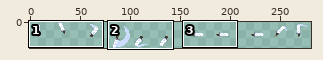
Sprite sheet: assets/sword.png. The picture above shows the old version from afar; the outline marks the close-up.
Close-up. Before:
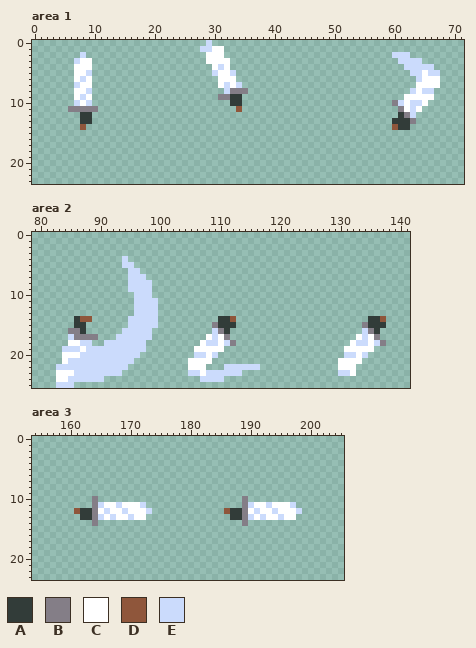
The file is 286x26 pixels. Shown: area 1: x 0..71, y 0..23; area 2: x 79..141, y 0..25; area 3: x 154..205, y 0..23. The wide view leaves out empty margins. The commit also changed other parts of the picture, which this record leaves out.
Palette (. is transparent): A #323c39  B #847e87  C #ffffff  D #8f563b  E #cbdbfc
Once edited:
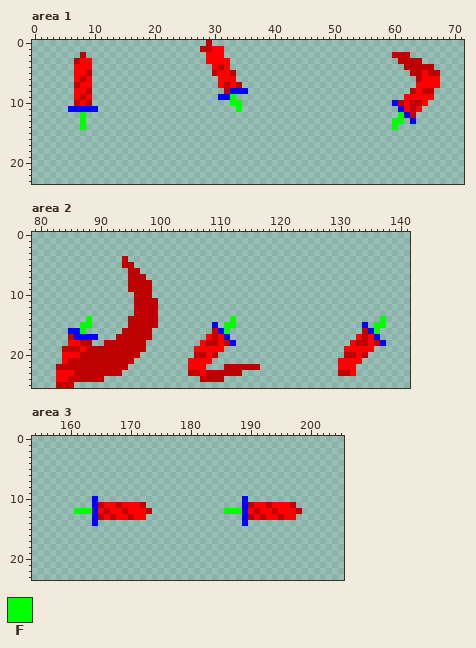
Colours new in this view: F #00ff00
Diff:
Colour B changes from #847e87 to #0000ff.
Colour C changes from #ffffff to #ff0000.
Colour E changes from #cbdbfc to #bf0000.
Area 1:
The author changed colour A to colour F in row 9 at x 33; in row 10 at x 33 to 34; in row 12 at x 8 and 61; in row 13 at x 8 and 60 to 61.
The author changed colour D to colour F in row 11 at x 34; in row 14 at x 8 and 60.
The author cleared colour A in row 9 at x 34; in row 12 at x 9; in row 13 at x 9 and 62; in row 14 at x 61 to 62.
Area 2:
Colour F now appears in row 15 at x 88.
The author changed colour A to colour F in row 15 at x 87, 111 to 112 and 136 to 137; in row 16 at x 87, 111 and 136.
The author changed colour D to colour F in row 14 at x 88, 112 and 137.
The author cleared colour A in row 14 at x 86, 110 to 111 and 135 to 136; in row 15 at x 86, 110 and 135.
The author cleared colour D in row 14 at x 87.
Area 3:
The author changed colour A to colour F in row 12 at x 162 to 163 and 187 to 188.
The author changed colour D to colour F in row 12 at x 161 and 186.
The author cleared colour A in row 13 at x 162 to 163 and 187 to 188.
Pixel boxes of the changes (left, top, right, bottom) in both close-ups:
changed: (200, 40, 248, 112)
changed: (68, 52, 98, 130)
changed: (392, 52, 440, 130)
changed: (56, 256, 158, 388)
changed: (188, 316, 260, 382)
changed: (338, 316, 386, 376)
changed: (74, 496, 152, 526)
changed: (224, 496, 302, 526)
